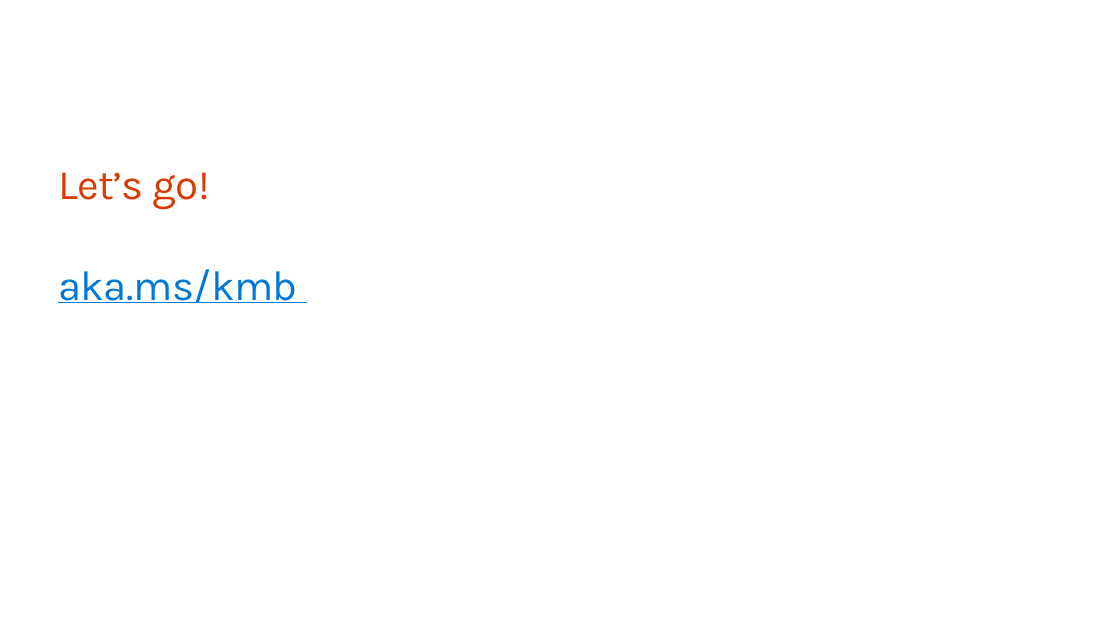
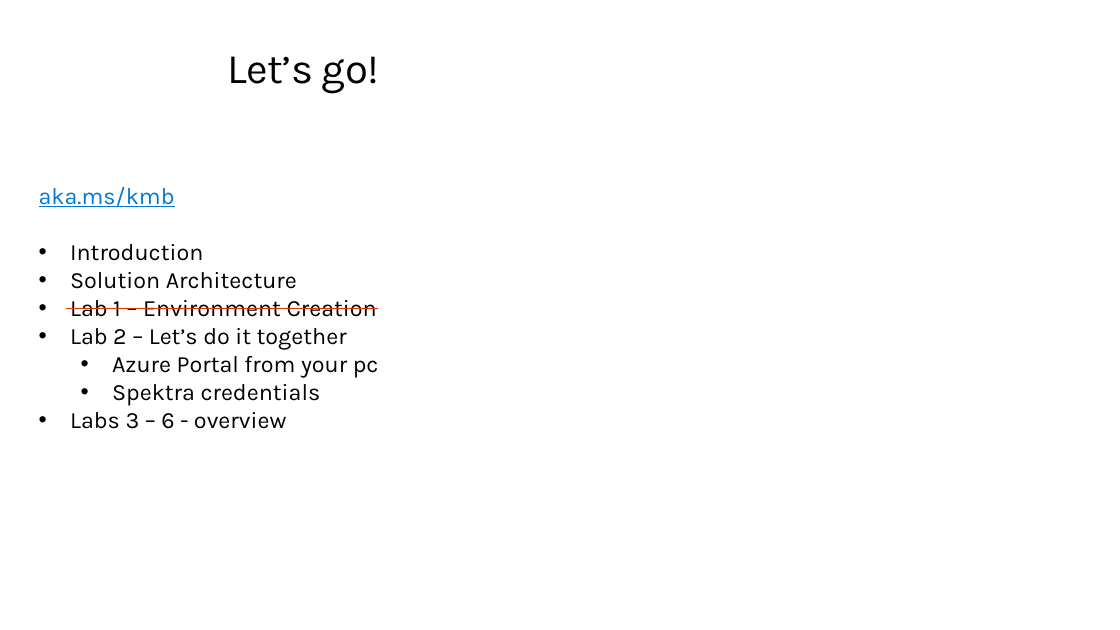
Before and after one commit to QuirkyDataScientist1978/Build-a-knowledge-mining-solution-using-Azure-AI, a slide deck: slide 18 of resources/slides/Opening.pptx (slide 16 before the commit). Drawn at 1120x630 pixels with LibreOffice and Linux fonts; fonts in the diff are those of the drawing; background and template pictures are left out. Boxes give left, top, right and bottom in pixels: in the first picture for what was removed or moved away, otherwise in the second. Text is boxed around its words. In the diff, an @@ line names an element or a change of style, - is before the commit and + after.

```diff
--- a/resources/slides/Opening.pptx
+++ b/resources/slides/Opening.pptx
@@ title at (228,56,379,94): text changed; text colour #0078D4 to #000000 @@
-Let’s go!
-aka.ms/kmb
+Let’s go!
@@ title "Let’s go!" at (228,56,379,94): vertical alignment bottom to top @@
@@ text added at (39,187,379,429), 20 pt, text #000000 @@
+aka.ms/kmb
+• Introduction
+• Solution Architecture
+• Lab 1 – Environment Creation
+• Lab 2 – Let’s do it together
+  • Azure Portal from your pc
+  • Spektra credentials
+• Labs 3 – 6 - overview
@@ line added from (66, 308) to (378, 308), #D83B01 0.75 pt @@
```
Also in this commit, not shown: 14 other slides changed, 3 slides added, 1 slide removed.
